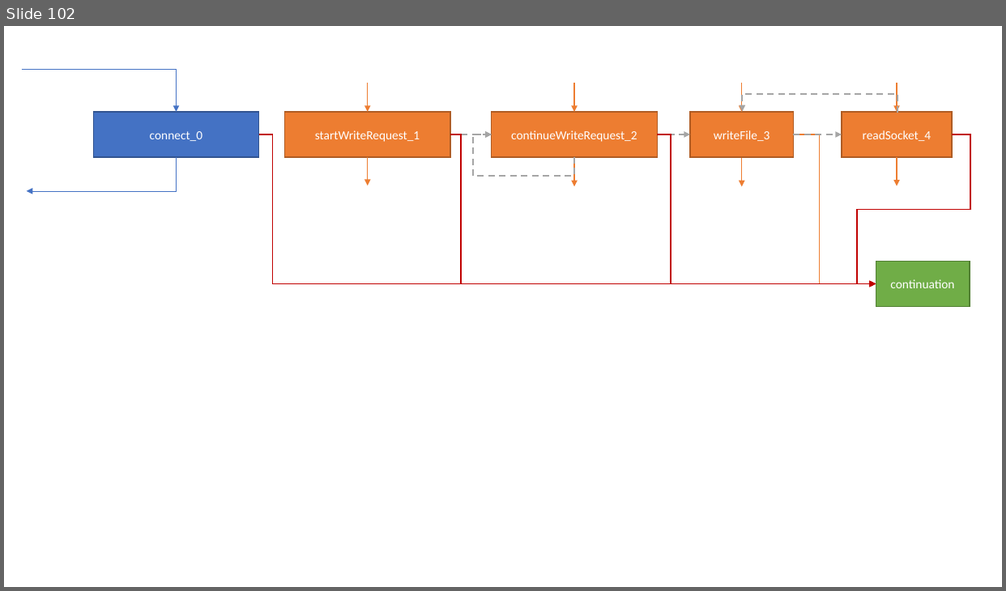
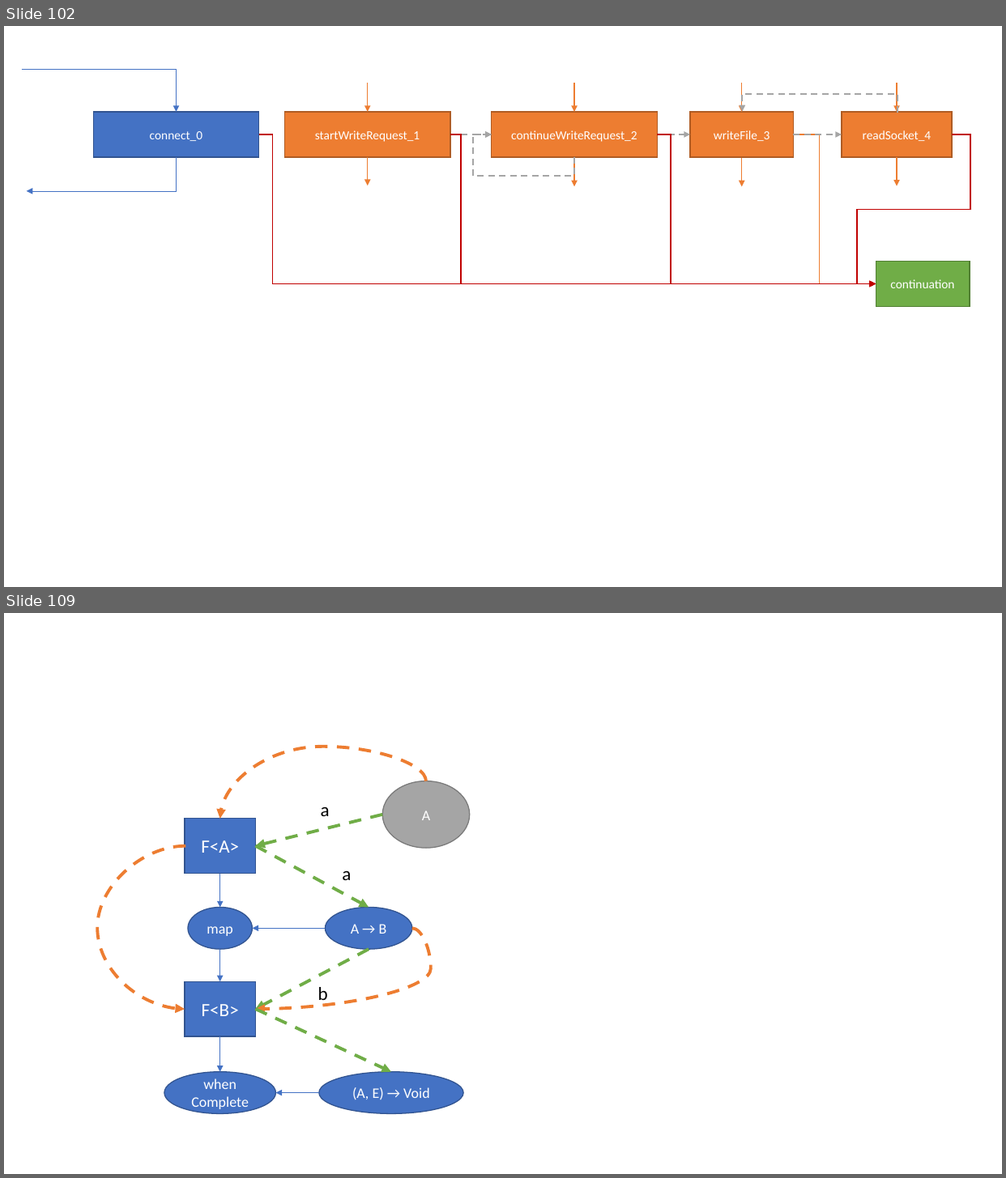
Before and after one commit to isel-leic-pc/s2021v-li51n, a slide deck: docs/threads.pptx. Shown one above the other, each under a label of ours: slide 102 before the commit, slides 102 and 109 after it; the slides between them are not shown. The pictures are 1006x591 and 1006x1178 pixels, drawn with LibreOffice and Linux fonts; fonts in the diff are those of the drawing. Boxes give left, top, right and bottom in pixels: in the first picture for what was removed or moved away, otherwise in the second. Text is boxed around its words. In the diff, an @@ line names an element or a change of style, - is before the commit and + after.

```diff
--- a/docs/threads.pptx
+++ b/docs/threads.pptx
@@ slide 109 added at (x1=4, y1=613, x2=1002, y2=1174), background #FFFFFF @@
@@ curved arrow added from (426, 781) to (220, 819), #ED7D31 3 pt dashed @@
@@ ellipse added at (x1=383, y1=781, x2=470, y2=848), fill #A5A5A5, outline #7A7A7A 1 pt, 14 pt, text #FFFFFF @@
+A
@@ text added at (x1=321, y1=807, x2=330, y2=816), 18 pt, text #000000 @@
+a
@@ rectangle added at (x1=185, y1=819, x2=256, y2=874), fill #4472C4, outline #325491 1 pt, 18 pt, text #FFFFFF @@
+F<A>
@@ arrow added from (383, 815) to (256, 845), #70AD47 3 pt dashed @@
@@ curved arrow added from (186, 845) to (185, 1009), #ED7D31 3 pt dashed @@
@@ arrow added from (256, 845) to (368, 907), #70AD47 3 pt dashed @@
@@ arrow added from (220, 874) to (220, 907), #4472C4 0.5 pt @@
@@ text added at (x1=342, y1=871, x2=351, y2=880), 18 pt, text #000000 @@
+a
@@ ellipse added at (x1=188, y1=907, x2=253, y2=949), fill #4472C4, outline #325491 1 pt, 14 pt, text #FFFFFF @@
+map
@@ arrow added from (325, 928) to (253, 928), #4472C4 0.5 pt @@
@@ curved arrow added from (412, 928) to (256, 1009), #ED7D31 3 pt dashed @@
@@ ellipse added at (x1=325, y1=907, x2=412, y2=949), fill #4472C4, outline #325491 1 pt, 14 pt, text #FFFFFF @@
+A → B
@@ arrow added from (220, 949) to (220, 982), #4472C4 0.5 pt @@
@@ arrow added from (368, 949) to (256, 1009), #70AD47 3 pt dashed @@
@@ rectangle added at (x1=185, y1=982, x2=256, y2=1037), fill #4472C4, outline #325491 1 pt, 18 pt, text #FFFFFF @@
+F<B>
@@ text added at (x1=318, y1=987, x2=328, y2=1006), 18 pt, text #000000 @@
+b
@@ arrow added from (256, 1009) to (391, 1072), #70AD47 3 pt dashed @@
@@ arrow added from (220, 1037) to (220, 1072), #4472C4 0.5 pt @@
@@ ellipse added at (x1=164, y1=1072, x2=275, y2=1114), fill #4472C4, outline #325491 1 pt, 14 pt, text #FFFFFF @@
+when
+Complete
@@ ellipse added at (x1=319, y1=1072, x2=463, y2=1114), fill #4472C4, outline #325491 1 pt, 14 pt, text #FFFFFF @@
+(A, E) → Void
@@ arrow added from (319, 1093) to (275, 1093), #4472C4 0.5 pt @@
```
Also in this commit, not shown: 1 slide changed, 8 other slides added, 2 other files.
